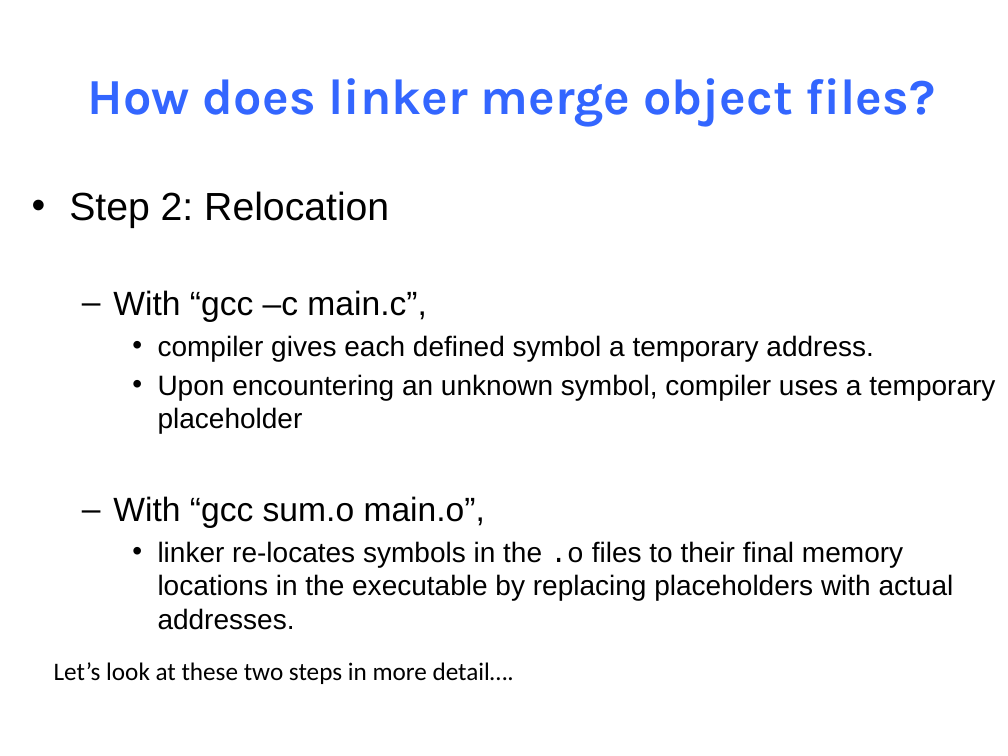
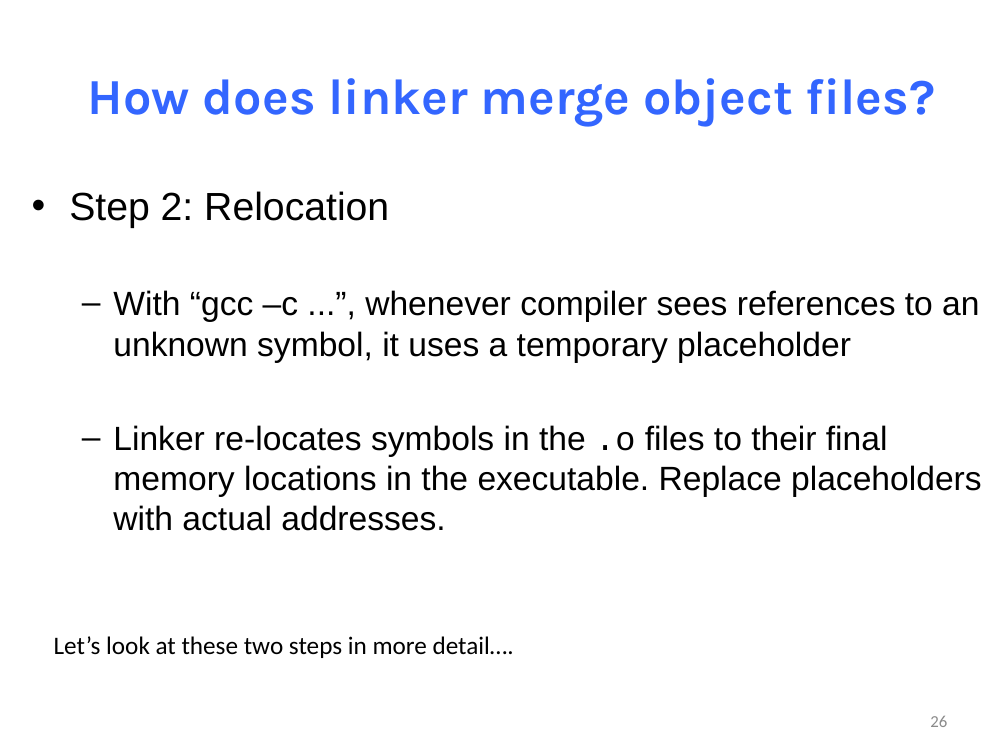
Before and after one commit to NYU-CSO/nyu-cso.github.io, a slide deck: slide 26 of notes/13-optimization-linking.pptx (slide 25 before the commit). Drawn at 1008x756 pixels with LibreOffice and Linux fonts; fonts in the diff are those of the drawing. Boxes give left, top, right and bottom in pixels: in the first picture for what was removed or moved away, otherwise in the second. Text is boxed around its words. In the diff, an @@ line names an element or a change of style, - is before the commit and + after.

```diff
--- a/notes/13-optimization-linking.pptx
+++ b/notes/13-optimization-linking.pptx
@@ text at bbox=[113, 290, 982, 531]: text changed; size 20 to 24 pt @@
-  – With “gcc –c main.c”,
-    • compiler gives each defined symbol a temporary address.
-    • Upon encountering an unknown symbol, compiler uses a temporary placeholder
-  – With “gcc sum.o main.o”,
-    • linker re-locates symbols in the .o files to their final memory locations in the executable by replacing placeholders with actual addresses.
+  – With “gcc –c ...”, whenever compiler sees references to an unknown symbol, it uses a temporary placeholder
+  – Linker re-locates symbols in the .o files to their final memory locations in the executable. Replace placeholders with actual addresses.
@@ text "Let’s look at these two ...": place and size @@
-text "Let’s look at these two ..." at bbox=[54, 662, 514, 684]
+text "Let’s look at these two ..." at bbox=[54, 636, 514, 658]
@@ page number added at bbox=[930, 716, 947, 727], 12 pt, text #8C8C8C @@
+26
```
Also in this commit, not shown: 39 other slides changed, 2 slides added, 3 other files.
